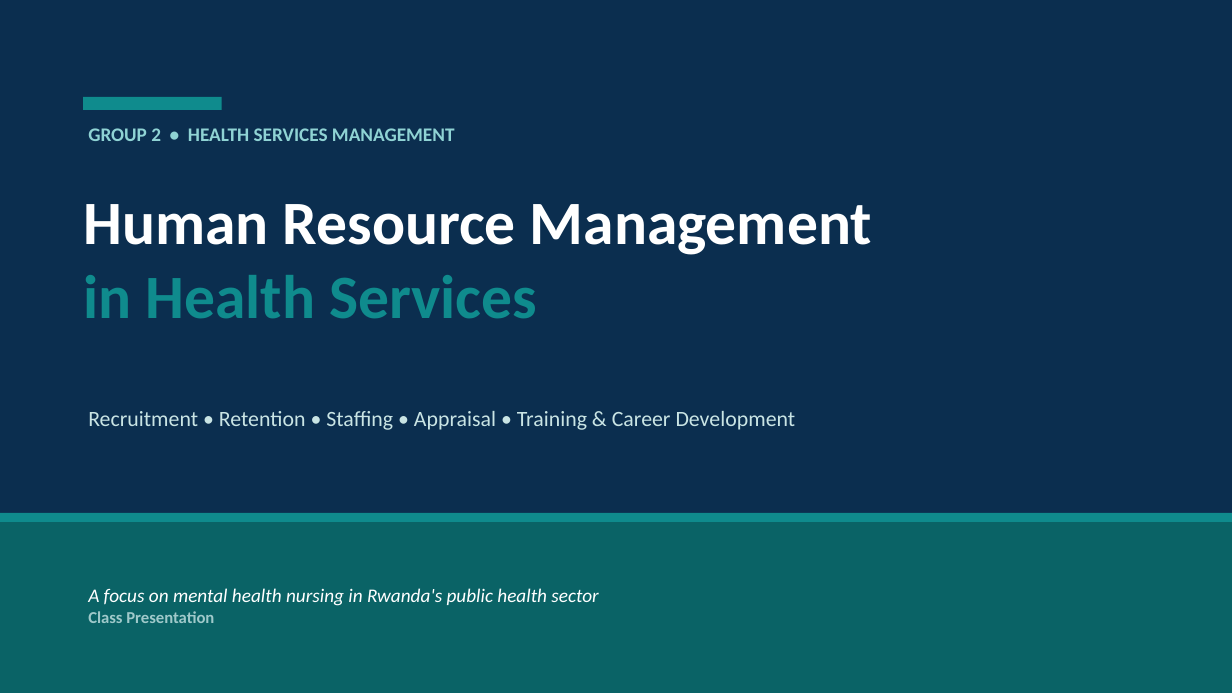
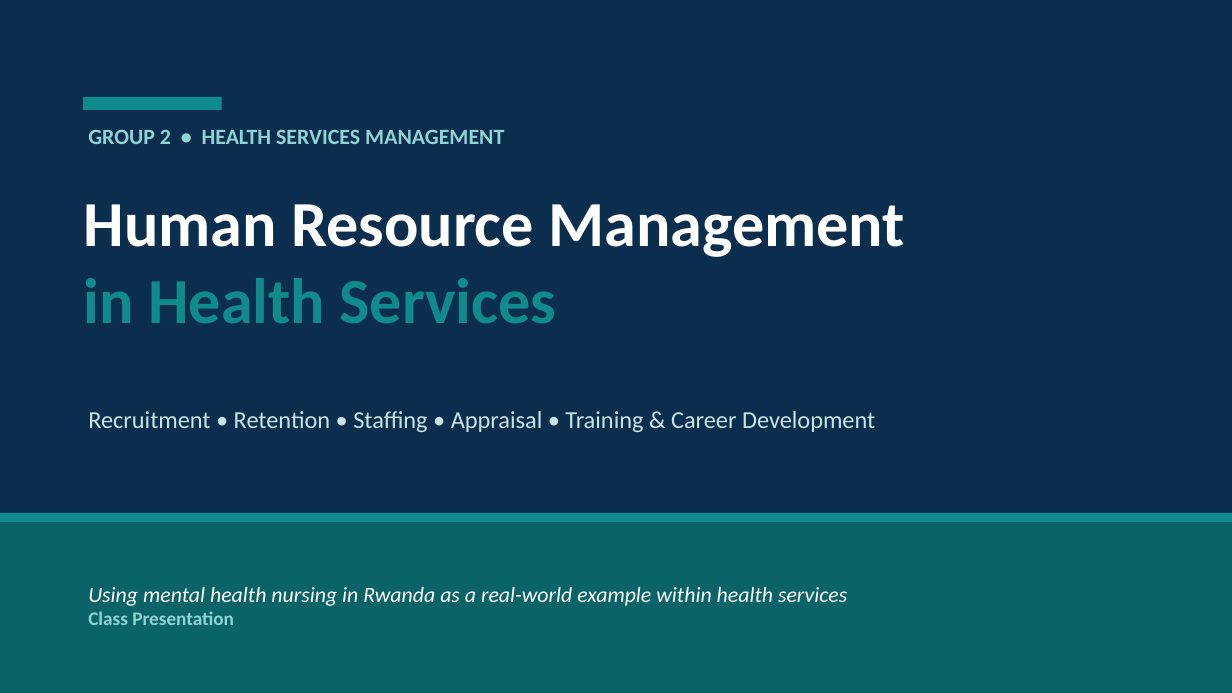
Before and after one commit to kwisanga-roger/mental-health-nurses-learning-helper, a slide deck: slide 1 of HRM_in_Health_Services_Group2.pptx. Drawn at 1232x693 pixels with LibreOffice and Linux fonts; fonts in the diff are those of the drawing. Boxes give left, top, right and bottom in pixels: in the first picture for what was removed or moved away, otherwise in the second. Text is boxed around its words. In the diff, an @@ line names an element or a change of style, - is before the commit and + after.

```diff
--- a/HRM_in_Health_Services_Group2.pptx
+++ b/HRM_in_Health_Services_Group2.pptx
@@ text "GROUP 2 • HEALTH SERVICES ..." at <box>88,129,504,144</box>: size 15 to 17 pt @@
@@ text "Human Resource Management" at <box>84,204,905,324</box>: size 48 to 50 pt @@
@@ text "Recruitment • Retention • Staffing ..." at <box>88,411,875,432</box>: size 17 to 19 pt @@
@@ text at <box>88,587,847,606</box>: text changed; size 15 to 17 pt @@
-A focus on mental health nursing in Rwanda's public health sector
+Using mental health nursing in Rwanda as a real-world example within health services
@@ text at <box>88,611,234,625</box>: size 13 to 15 pt, text colour #9FC9CA to #8FD3D4 in "Class Presentation" @@
```
Also in this commit, not shown: 11 other slides changed, 3 slides added, 3 slides removed.
